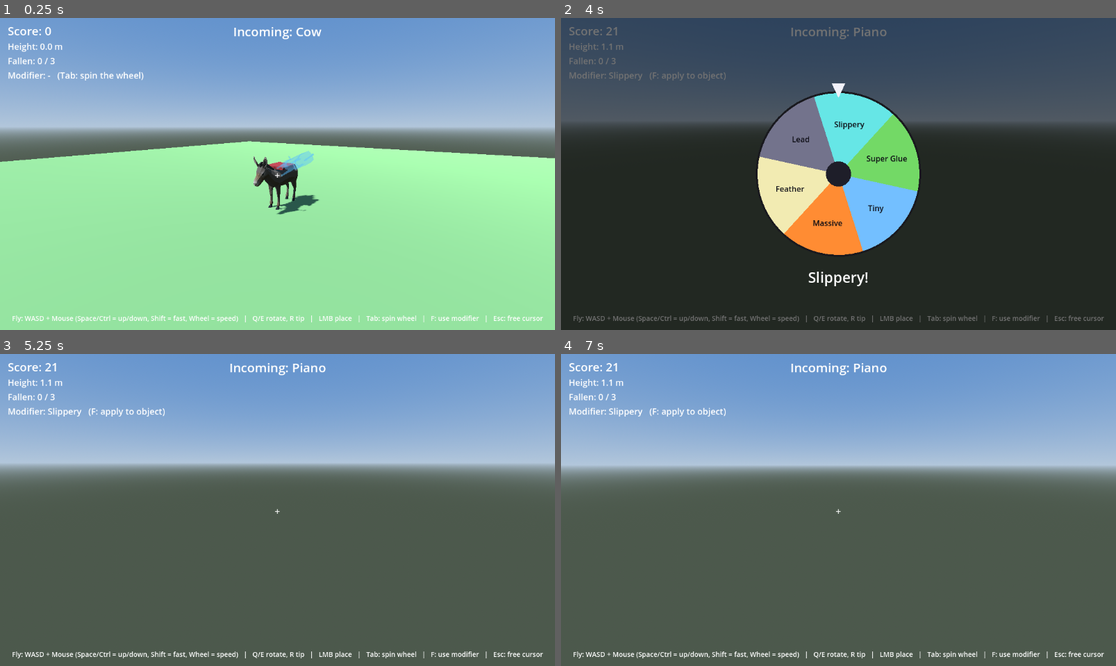
Above: before the commit, frames 1-4 (two rows, left to right).
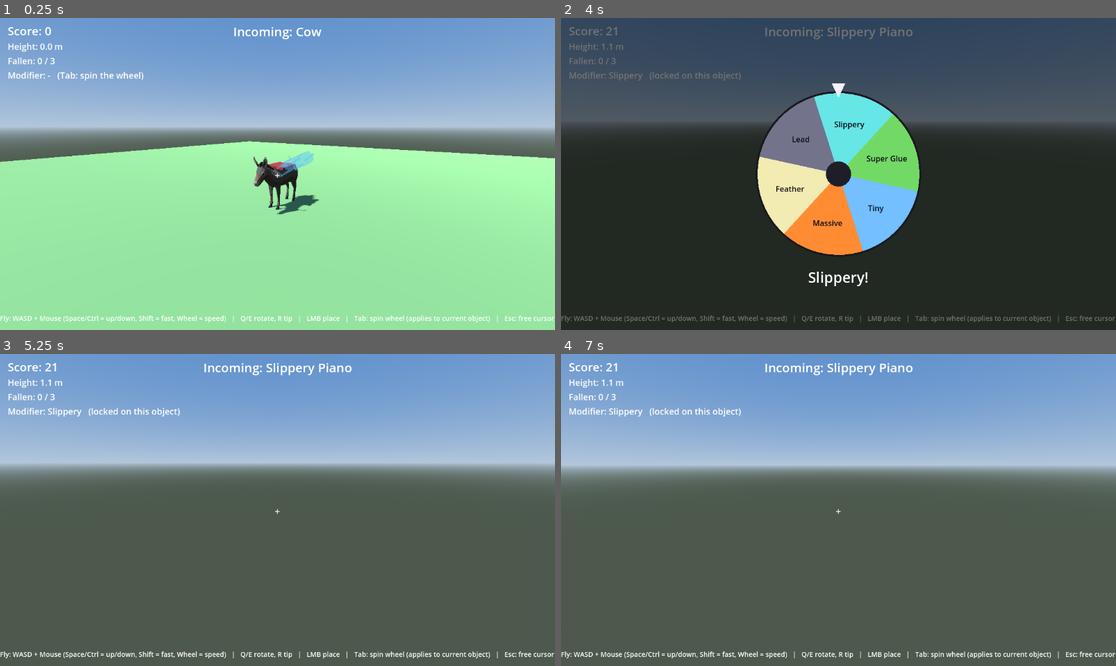
Above: after the commit, the same moments.

Repository: christophrrrrr/PackMule
Game: Godot game, scene res://scenes/main.tscn
Two runs of this game, one before a commit and one after it. Both use one fixed random seed, a clock stepped at 60 frames per second and the inputs below.
Inputs (mouse positions are in pixels of both pictures, inside the frame that each line leads up to):
- Up to frame 1 (0.25 s): no input
- Up to frame 2 (4 s): tap Enter at 0.5 s; move the mouse to (866, 174) at 0.52 s; hold W from 0.53 s (still down); tap Tab at 0.6, 1.55, 2.1, 3.05 s; click (866, 174) at 0.67 s; tap Space at 0.77, 1.52, 3.02, 3.77 s; tap F at 0.8, 1.35, 2.3, 2.85, 3.8 s; move the mouse to (810, 174) at 1.27 s; click (810, 174) at 1.42 s; move the mouse to (849, 167) at 2.02 s; click (849, 167) at 2.17 s; move the mouse to (832, 180) at 2.77 s; click (832, 180) at 2.92 s; move the mouse to (877, 177) at 3.52 s; hold Ctrl from 3.53 s (still down); click (877, 177) at 3.67 s
- Up to frame 3 (5.25 s): keep holding W; tap Space at 4.25, 4.52 s; move the mouse to (233, 506) at 4.27 s; release Ctrl at 4.28 s; tap Shift at 4.35 s; click (233, 506) at 4.42 s; tap Tab at 4.55 s; tap Enter at 5 s; move the mouse to (283, 510) at 5.02 s; hold Q from 5.03 s (still down); click (283, 510) at 5.17 s
- Up to frame 4 (7 s): tap F at 5.3, 6.8 s; tap Space at 5.75, 6.02, 6.77 s; move the mouse to (816, 503) at 5.77 s; release W at 5.78 s; release Q at 5.78 s; hold D 5.78-6.53 s; tap E at 5.85 s; click (816, 503) at 5.92 s; tap Tab at 6.05 s; tap Enter at 6.5 s; move the mouse to (866, 510) at 6.52 s; hold W from 6.53 s (still down); tap R at 6.6 s; click (866, 510) at 6.67 s

The runs differ from the first frame. In frame 1, 0.9% of the frame differs, in the area x 0-100%, y 95-98%; in frame 2, 1.2%; in frame 3, 1.7%; in frame 4, 1.7%, in the area x 0-100%, y 2-98%.

Commit message:
Wheel applies instantly; glued pieces can never float
The wheel result now locks onto the current object the moment it lands
(no stored slot, no F key); if it lands while the previous object is
settling, the next object spawns with it. One spin per object - the
wheel unlocks when the modified object is placed.

Floating-tower fix: a structural integrity sweep (every 0.4 s) flood-
fills contact chains from the donkey/static world across settled
pieces; anything not connected breaks loose and falls - force-breaking
even Super Glue, which now only resists impacts, not disconnection.
mark_fallen also wakes its dependents immediately. New float_test
reproduces the reported midair-glue bug and verifies the sweep.

Co-Authored-By: Claude Fable 5 <noreply@anthropic.com>

Diff:
--- a/pack-mule/scenes/main.tscn
+++ b/pack-mule/scenes/main.tscn
@@ -123,7 +123,7 @@
 offset_top = -34.0
 offset_bottom = -8.0
 theme_override_font_sizes/font_size = 14
-text = "Fly: WASD + Mouse (Space/Ctrl = up/down, Shift = fast, Wheel = speed)   |   Q/E rotate, R tip   |   LMB place   |   Tab: spin wheel   |   F: use modifier   |   Esc: free cursor"
+text = "Fly: WASD + Mouse (Space/Ctrl = up/down, Shift = fast, Wheel = speed)   |   Q/E rotate, R tip   |   LMB place   |   Tab: spin wheel (applies to current object)   |   Esc: free cursor"
 horizontal_alignment = 1
 
 [node name="Crosshair" type="Label" parent="HUD"]
@@ -142,6 +142,7 @@
 vertical_alignment = 1
 
 [node name="WheelOverlay" type="Control" parent="HUD"]
+layout_mode = 3
 anchors_preset = 15
 anchor_right = 1.0
 anchor_bottom = 1.0
--- a/pack-mule/scripts/game_manager.gd
+++ b/pack-mule/scripts/game_manager.gd
@@ -12,6 +12,7 @@
 const AIM_RANGE := 200.0
 const YAW_SPEED := 2.6           # rad/s while holding Q/E
 const DONKEY_LENGTH := 3.0       # normalized donkey body length in meters
+const INTEGRITY_INTERVAL := 0.4  # seconds between floating-piece sweeps
 
 enum Phase { AIMING, SETTLING, GAME_OVER }
 
@@ -33,8 +34,8 @@
 var _fall_times: Array[float] = []
 var _last_index := -1
 var _rng := RandomNumberGenerator.new()
-var _stored_mod: Dictionary = {} # modifier won on the wheel, waiting to be used
-var _mod_armed := false          # stored modifier applied to the current ghost
+var _pending_mod: Dictionary = {} # wheel result, locked onto the current object
+var _integrity_timer := 0.0
 
 
 func _ready() -> void:
@@ -57,23 +58,62 @@
 		_ghost.spin(-YAW_SPEED * delta)
 
 
-func _physics_process(_delta: float) -> void:
+func _physics_process(delta: float) -> void:
+	_integrity_timer += delta
+	if _integrity_timer >= INTEGRITY_INTERVAL:
+		_integrity_timer = 0.0
+		_check_integrity()
 	if _phase != Phase.AIMING or _ghost == null:
 		return
 	_update_ghost()
 
 
+## Nothing may ever float: a glued piece only stays glued while an
+## unbroken chain of touching pieces connects it to the donkey (or any
+## static world). Everything else breaks loose and falls. No
+## center-of-mass math — the glue stays forgiving, contact is the rule.
+func _check_integrity() -> void:
+	var resting: Array[StackableObject] = []
+	for obj in _settled:
+		if obj.state == StackableObject.State.SETTLED:
+			resting.append(obj)
+	if resting.is_empty():
+		return
+	var space := get_world_3d().direct_space_state
+	var rooted := {}
+	var adjacent := {}
+	var queue: Array[StackableObject] = []
+	for obj in resting:
+		var neighbors: Array[StackableObject] = []
+		for body in obj.touching_bodies(space):
+			if body is StaticBody3D and not rooted.has(obj):
+				rooted[obj] = true
+				queue.append(obj)
+			elif body is StackableObject \
+					and (body as StackableObject).state == StackableObject.State.SETTLED:
+				neighbors.append(body)
+		adjacent[obj] = neighbors
+	while not queue.is_empty():
+		var obj: StackableObject = queue.pop_back()
+		for n: StackableObject in adjacent.get(obj, []):
+			if not rooted.has(n):
+				rooted[n] = true
+				queue.append(n)
+	for obj in resting:
+		if not rooted.has(obj):
+			obj.break_loose(true)
+
+
 func _unhandled_input(event: InputEvent) -> void:
-	if event is InputEventKey and event.pressed and not event.echo:
-		# Wheel and modifier keys work outside strict aiming, too.
-		if event.keycode == KEY_TAB:
-			if _phase != Phase.GAME_OVER and _stored_mod.is_empty() \
-					and not _hud.wheel_busy():
-				_hud.spin_wheel()
-			return
-		if event.keycode == KEY_F:
-			_toggle_modifier()
-			return
+	if event is InputEventKey and event.pressed and not event.echo \
+			and event.keycode == KEY_TAB:
+		# One spin per object: the wheel unlocks again once the modified
+		# object has been placed. Spinning while one settles is fine — the
+		# result lands on the next object.
+		if _phase != Phase.GAME_OVER and _pending_mod.is_empty() \
+				and not _hud.wheel_busy():
+			_hud.spin_wheel()
+		return
 	if _phase != Phase.AIMING or _ghost == null:
 		return
 	if event is InputEventMouseButton and event.pressed \
@@ -90,27 +130,21 @@
 		_ghost.tip(axis, PI / 2.0)
 
 
+## The wheel result applies to the current object instantly (the ghost is
+## rebuilt at the modified size). If it lands while the previous object is
+## still settling, the next object spawns with it.
 func _on_wheel_landed(modifier: Dictionary) -> void:
-	_stored_mod = modifier
+	_pending_mod = modifier
+	if _phase == Phase.AIMING and _ghost != null:
+		var entry := _ghost.entry
+		var user_basis := _ghost.user_basis
+		_ghost.queue_free()
+		_ghost = GhostPreview.create(entry, _pending_mod)
+		_ghost.user_basis = user_basis
+		_ghost.visible = false
+		add_child(_ghost)
+		_refresh_incoming(entry)
 	_refresh_modifier_label()
-
-
-## F: applies the stored modifier to the object being aimed (the ghost is
-## rebuilt at the modified size); pressing F again takes it off. Placing
-## the object while armed consumes the modifier.
-func _toggle_modifier() -> void:
-	if _stored_mod.is_empty() or _phase != Phase.AIMING or _ghost == null:
-		return
-	_mod_armed = not _mod_armed
-	var entry := _ghost.entry
-	var user_basis := _ghost.user_basis
-	_ghost.queue_free()
-	_ghost = GhostPreview.create(entry, _stored_mod if _mod_armed else {})
-	_ghost.user_basis = user_basis
-	_ghost.visible = false
-	add_child(_ghost)
-	_refresh_modifier_label()
-	_refresh_incoming(entry)
 
 
 ## Casts the crosshair (or the cursor when freed with Esc) into the world
@@ -146,8 +180,7 @@
 		idx = _rng.randi_range(0, ObjectCatalog.ENTRIES.size() - 1)
 	_last_index = idx
 	var entry: Dictionary = ObjectCatalog.ENTRIES[idx]
-	_mod_armed = false
-	_ghost = GhostPreview.create(entry)
+	_ghost = GhostPreview.create(entry, _pending_mod)
 	_ghost.visible = false  # hidden until the first aim raycast lands
 	add_child(_ghost)
 	_phase = Phase.AIMING
@@ -156,13 +189,12 @@
 
 
 func _place_object(entry: Dictionary, xform: Transform3D) -> void:
-	var obj := StackableObject.create(entry, _stored_mod if _mod_armed else {})
+	var obj := StackableObject.create(entry, _pending_mod)
 	obj.transform = xform
 	add_child(obj)
 	obj.drop()
-	if _mod_armed:
-		_stored_mod = {}
-		_mod_armed = false
+	if not _pending_mod.is_empty():
+		_pending_mod = {}
 		_refresh_modifier_label()
 	# Scoring runs once; the re-glue handler runs on every settle, because
 	# pieces knocked loose by an impact settle (and re-glue) again.
@@ -243,19 +275,17 @@
 
 
 func _refresh_modifier_label() -> void:
-	if _stored_mod.is_empty():
+	if _pending_mod.is_empty():
 		_hud.set_modifier("Modifier: -   (Tab: spin the wheel)")
-	elif _mod_armed:
-		_hud.set_modifier("Modifier: %s ARMED   (F: take off)" % _stored_mod["name"])
 	else:
-		_hud.set_modifier("Modifier: %s   (F: apply to object)" % _stored_mod["name"])
+		_hud.set_modifier("Modifier: %s   (locked on this object)" % _pending_mod["name"])
 
 
 func _refresh_incoming(entry: Dictionary) -> void:
-	if _mod_armed:
-		_hud.set_incoming("Incoming: %s %s" % [_stored_mod["name"], entry["name"]])
+	if _pending_mod.is_empty():
+		_hud.set_incoming("Incoming: %s" % entry["name"])
 	else:
-		_hud.set_incoming("Incoming: %s" % entry["name"])
+		_hud.set_incoming("Incoming: %s %s" % [_pending_mod["name"], entry["name"]])
 
 
 func _game_over(reason: String) -> void:
--- a/pack-mule/scripts/stackable_object.gd
+++ b/pack-mule/scripts/stackable_object.gd
@@ -150,9 +150,10 @@
 ## Knocks the piece loose: it becomes dynamic again and everything that was
 ## resting on it wakes too (chain reaction). A loose piece that comes to
 ## rest settles and re-glues via the normal settle path. Super Glue pieces
-## never break — they stay put even if their support vanishes.
-func break_loose() -> void:
-	if state != State.SETTLED or _super_glue:
+## resist impacts, but `force` (used when a piece is disconnected from the
+## tower — nothing may ever float) breaks even them.
+func break_loose(force := false) -> void:
+	if state != State.SETTLED or (_super_glue and not force):
 		return
 	for s in _supporters:
 		s._dependents.erase(self)
@@ -171,11 +172,35 @@
 
 
 ## Called by the game manager when this body enters the kill zone.
+## Anything that was resting on this piece loses its support immediately.
 func mark_fallen() -> void:
 	if state == State.FALLEN:
 		return
 	state = State.FALLEN
+	for s in _supporters:
+		s._dependents.erase(self)
+	_supporters.clear()
+	var deps := _dependents.duplicate()
+	_dependents.clear()
+	for d: StackableObject in deps:
+		d.break_loose(true)
 	fell.emit()
+
+
+## Bodies (static world or other stackables) the hull is touching, found
+## with a small margin. Used by the integrity sweep: a glued piece that
+## touches nothing anchored must fall.
+func touching_bodies(space: PhysicsDirectSpaceState3D) -> Array:
+	var query := PhysicsShapeQueryParameters3D.new()
+	query.shape = _hull
+	query.transform = global_transform
+	query.margin = 0.06
+	query.collision_mask = 1 | 2
+	query.exclude = [get_rid()]
+	var bodies := []
+	for hit in space.intersect_shape(query, 12):
+		bodies.append(hit["collider"])
+	return bodies
 
 
 ## World-space Y of the highest point of this object's rotated bounding box.
--- /dev/null
+++ b/pack-mule/tools/float_test.gd
@@ -0,0 +1,12 @@
+extends SceneTree
+
+## Dev tool: headless test that glued pieces can never float. Run:
+## godot --headless --path . --script res://tools/float_test.gd
+
+func _init() -> void:
+	var main := (load("res://scenes/main.tscn") as PackedScene).instantiate()
+	root.add_child.call_deferred(main)
+	var driver := Node.new()
+	driver.name = "FloatTestDriver"
+	driver.set_script(load("res://tools/float_test_driver.gd"))
+	root.add_child.call_deferred(driver)
--- /dev/null
+++ b/pack-mule/tools/float_test_driver.gd
@@ -0,0 +1,101 @@
+extends Node
+
+## Reproduces the floating-tower bug and asserts the integrity sweep fixes
+## it: stack Tub on Safe, sever the support-graph edges (simulating the
+## missed-link case), then blast the Safe away. The Tub is left glued in
+## midair with no recorded dependents — only the integrity sweep can know
+## it must fall. It has to come loose within a second.
+
+const TIMEOUT := 30.0
+
+var _t := 0.0
+var _stage := 0
+var _grace := 0.0
+var _saw_unfloat := false
+var _fails := 0
+var _safe: StackableObject
+var _tub: StackableObject
+
+@onready var _gm: Node = get_tree().root.get_node("Main")
+
+
+func _ready() -> void:
+	# Unlike the other drivers, _physics_process stays ON: the integrity
+	# sweep lives there. The ghost aiming it also runs is harmless headless.
+	print("[floattest] started")
+
+
+func _check(label: String, ok: bool) -> void:
+	if ok:
+		print("[floattest] PASS  ", label)
+	else:
+		_fails += 1
+		print("[floattest] FAIL  ", label)
+
+
+func _entry(entry_name: String) -> Dictionary:
+	for e in ObjectCatalog.ENTRIES:
+		if e["name"] == entry_name:
+			return e
+	return {}
+
+
+func _finish() -> void:
+	print("[floattest] safe: state=%d pos=%s  tub: state=%d pos=%s" % [
+			_safe.state, _safe.global_position, _tub.state, _tub.global_position])
+	_check("floating piece was broken loose by the sweep", _saw_unfloat)
+	var space: PhysicsDirectSpaceState3D = _gm.get_world_3d().direct_space_state
+	for obj: StackableObject in _gm._settled:
+		if obj.state == StackableObject.State.SETTLED:
+			_check("%s is touching something" % obj.display_name,
+					not obj.touching_bodies(space).is_empty())
+	print("[floattest] done: %d failure(s), strikes=%d" % [_fails, _gm._strikes])
+	get_tree().quit(1 if _fails > 0 else 0)
+
+
+func _process(delta: float) -> void:
+	_t += delta
+	if _t > TIMEOUT:
+		print("[floattest] TIMEOUT at stage ", _stage)
+		get_tree().quit(1)
+		return
+	match _stage:
+		0:
+			if _gm._phase == 0 and _gm._ghost != null:
+				_gm._place_object(_entry("Safe"),
+						Transform3D(Basis.IDENTITY, Vector3(0, _gm._base_top + 0.45, 0)))
+				_stage = 1
+		1:
+			if _gm._settled.size() == 1:
+				_safe = _gm._settled[0]
+				_gm._place_object(_entry("Tub"),
+						Transform3D(Basis.IDENTITY, Vector3(0, _safe.top_y() + 0.4, 0)))
+				_stage = 2
+		2:
+			if _gm._settled.size() == 2:
+				_tub = _gm._settled[1]
+				_check("Tub glued on Safe", _tub.is_glued())
+				# Simulate the bug: no recorded support edges anywhere.
+				_safe._dependents.clear()
+				_tub._supporters.clear()
+				_safe.break_loose(true)
+				_stage = 3
+		3:
+			# Wait a beat so the unfreeze reaches the physics server, then
+			# yank the Safe out from under the Tub — the Tub is now a glued
+			# piece in midair, exactly the reported bug.
+			_grace += delta
+			if _grace > 0.2:
+				_grace = 0.0
+				_safe.global_position += Vector3(10.0, 0.0, 0.0)
+				_stage = 4
+		4:
+			# The Tub must come loose (FALLING or FALLEN) — not stay glued in air.
+			if _tub.state != StackableObject.State.SETTLED:
+				_saw_unfloat = true
+				_stage = 5
+		5:
+			# Let everything land, then verify no settled piece floats.
+			_grace += delta
+			if _grace > 6.0:
+				_finish()
